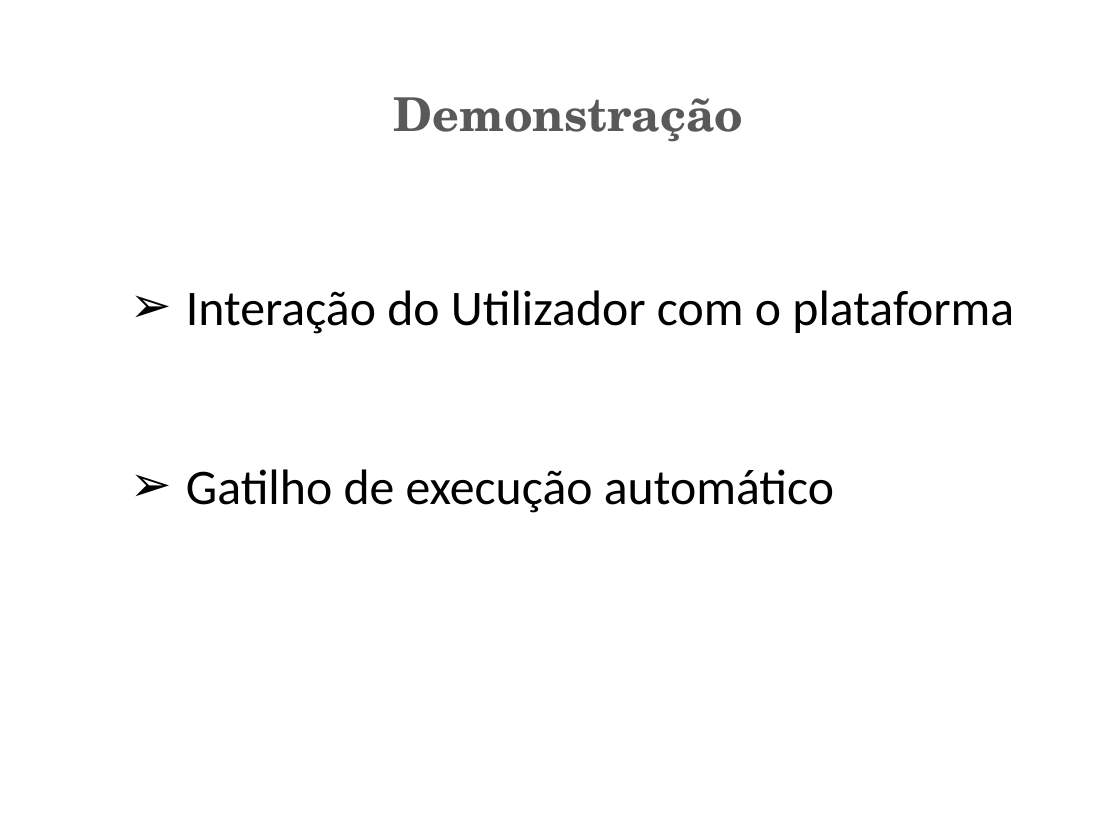
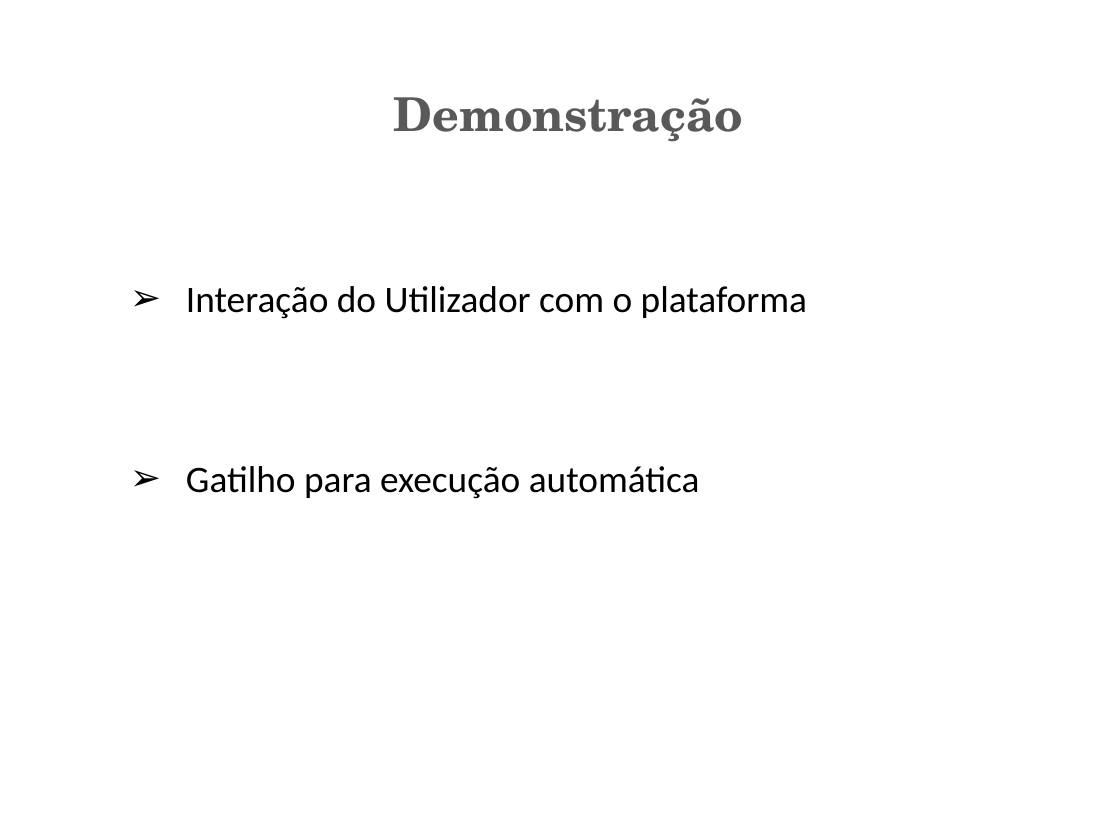
Before and after one commit to marcinschi-iuri/ciaasDocs, a slide deck: slide 12 of PCIS.pptx. Drawn at 1120x840 pixels with LibreOffice and Linux fonts; fonts in the diff are those of the drawing. Boxes give left, top, right and bottom in pixels: in the first picture for what was removed or moved away, otherwise in the second. Text is boxed around its words. In the diff, an @@ line names an element or a change of style, - is before the commit and + after.

```diff
--- a/PCIS.pptx
+++ b/PCIS.pptx
@@ text at [186,286,807,319]: size 32 to 24 pt in "Interação do Utilizador com o plataforma" @@
@@ text at [186,466,700,499]: text changed; size 32 to 24 pt @@
-➢ Gatilho de execução automático
+➢ Gatilho para execução automática
```
Also in this commit, not shown: 5 other slides changed, 1 other file.
